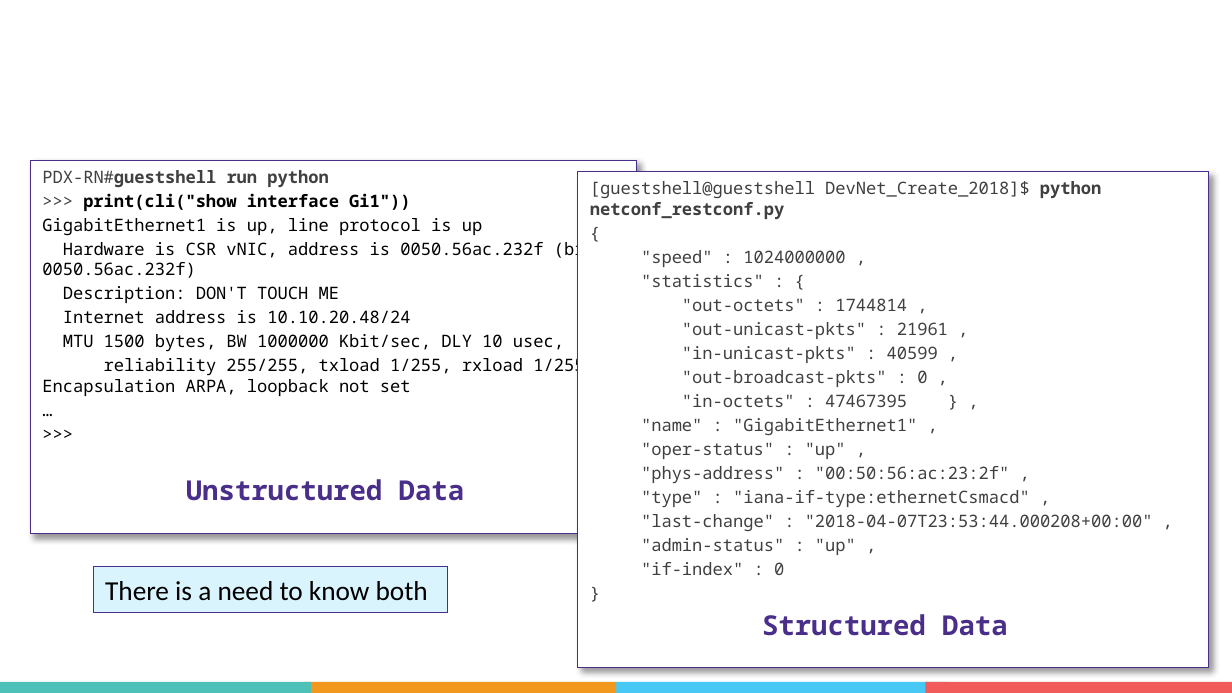
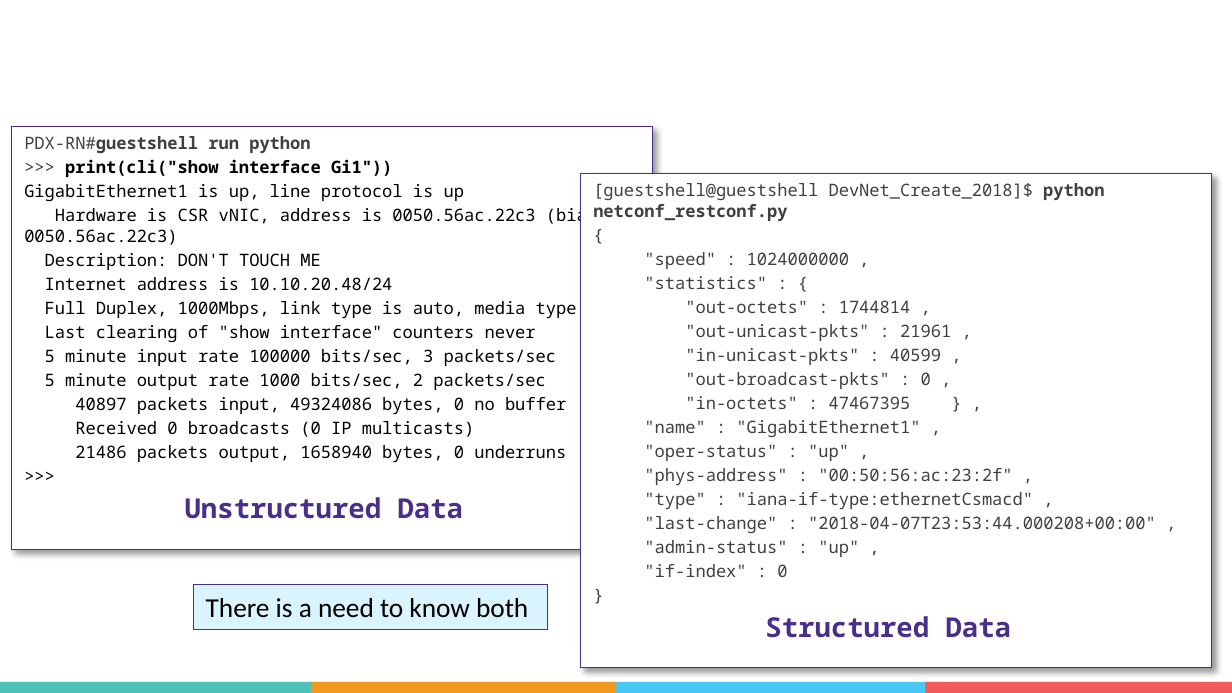
Before and after one commit to obrigg/DevNet_Create_2018, a slide deck: slide 28 of DevNetCreate-ConfigApprove.pptx. Drawn at 1232x693 pixels with LibreOffice and Linux fonts; fonts in the diff are those of the drawing; background and template pictures are left out. Boxes give left, top, right and bottom in pixels: in the first picture for what was removed or moved away, otherwise in the second. Text is boxed around its words. In the diff, an @@ line names an element or a change of style, - is before the commit and + after.

```diff
--- a/DevNetCreate-ConfigApprove.pptx
+++ b/DevNetCreate-ConfigApprove.pptx
@@ title "Python CLI or RESTCONF ?" rewrapped from (x1=83, y1=170, x2=784, y2=219) to (x1=65, y1=136, x2=787, y2=221) @@
@@ rectangle "PDX-RN#guestshell run python" resized from (x1=30, y1=160, x2=636, y2=533) to (x1=12, y1=127, x2=653, y2=551) @@
@@ rectangle "[guestshell@guestshell DevNet_Create_2018]$ python netconf_r ..." moved from (x1=578, y1=171, x2=1209, y2=668) to (x1=582, y1=174, x2=1212, y2=668) @@
@@ text in rectangle at (x1=24, y1=205, x2=587, y2=245): text changed @@
-Hardware is CSR vNIC, address is 0050.56ac.232f (bia 0050.56ac.232f)
+Hardware is CSR vNIC, address is 0050.56ac.22c3 (bia 0050.56ac.22c3)
@@ text in rectangle at (x1=45, y1=301, x2=577, y2=463): text changed @@
-MTU 1500 bytes, BW 1000000 Kbit/sec, DLY 10 usec,
-reliability 255/255, txload 1/255, rxload 1/255 Encapsulation ARPA, loopback not set
-…
+Full Duplex, 1000Mbps, link type is auto, media type RJ45
+Last clearing of "show interface" counters never
+5 minute input rate 100000 bits/sec, 3 packets/sec
+5 minute output rate 1000 bits/sec, 2 packets/sec
+40897 packets input, 49324086 bytes, 0 no buffer
+Received 0 broadcasts (0 IP multicasts)
+21486 packets output, 1658940 bytes, 0 underruns
@@ rectangle "There is a need to ..." moved from (x1=94, y1=567, x2=448, y2=612) to (x1=193, y1=584, x2=548, y2=630) @@
```
Also in this commit, not shown: 16 other slides changed, 1 other file.
